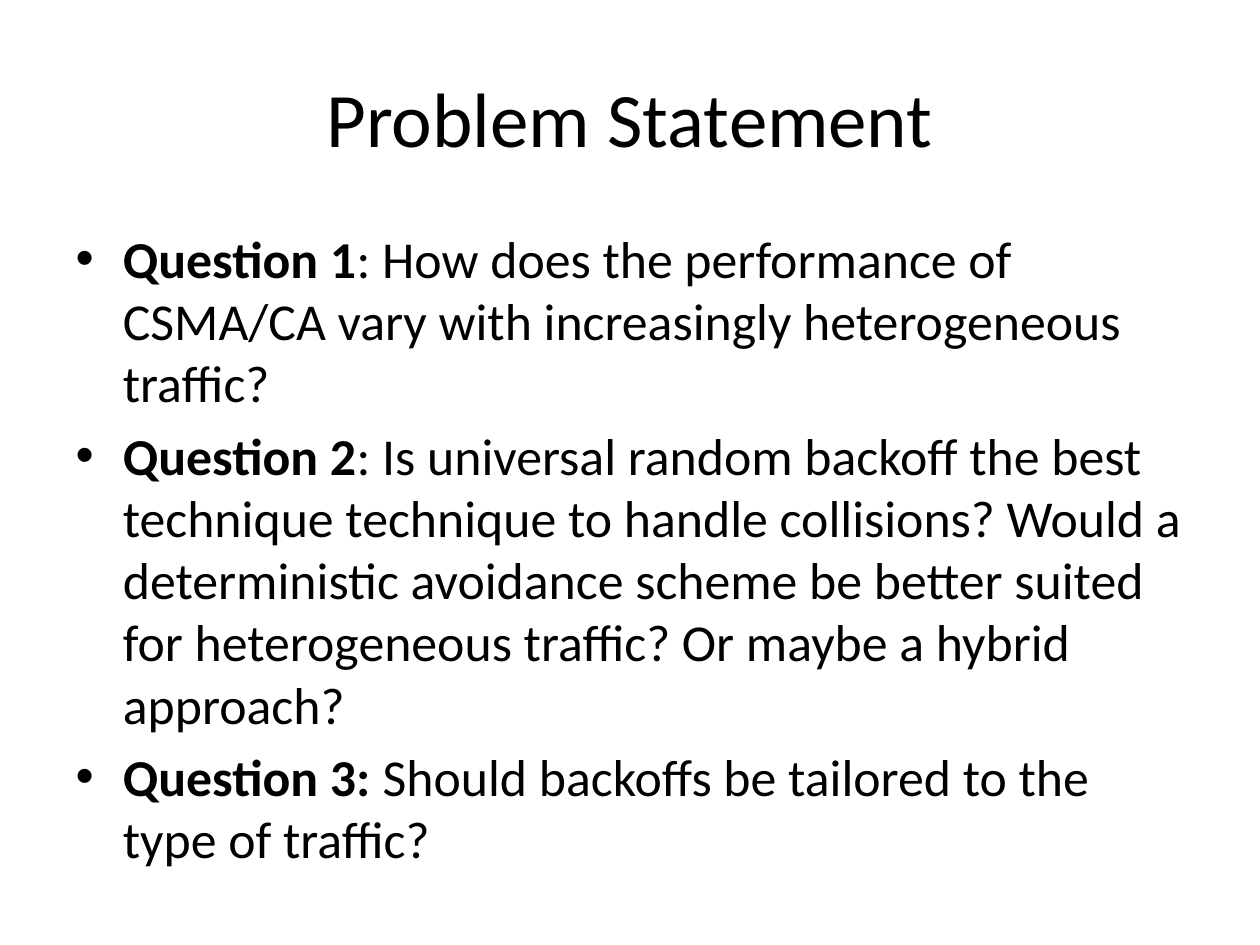
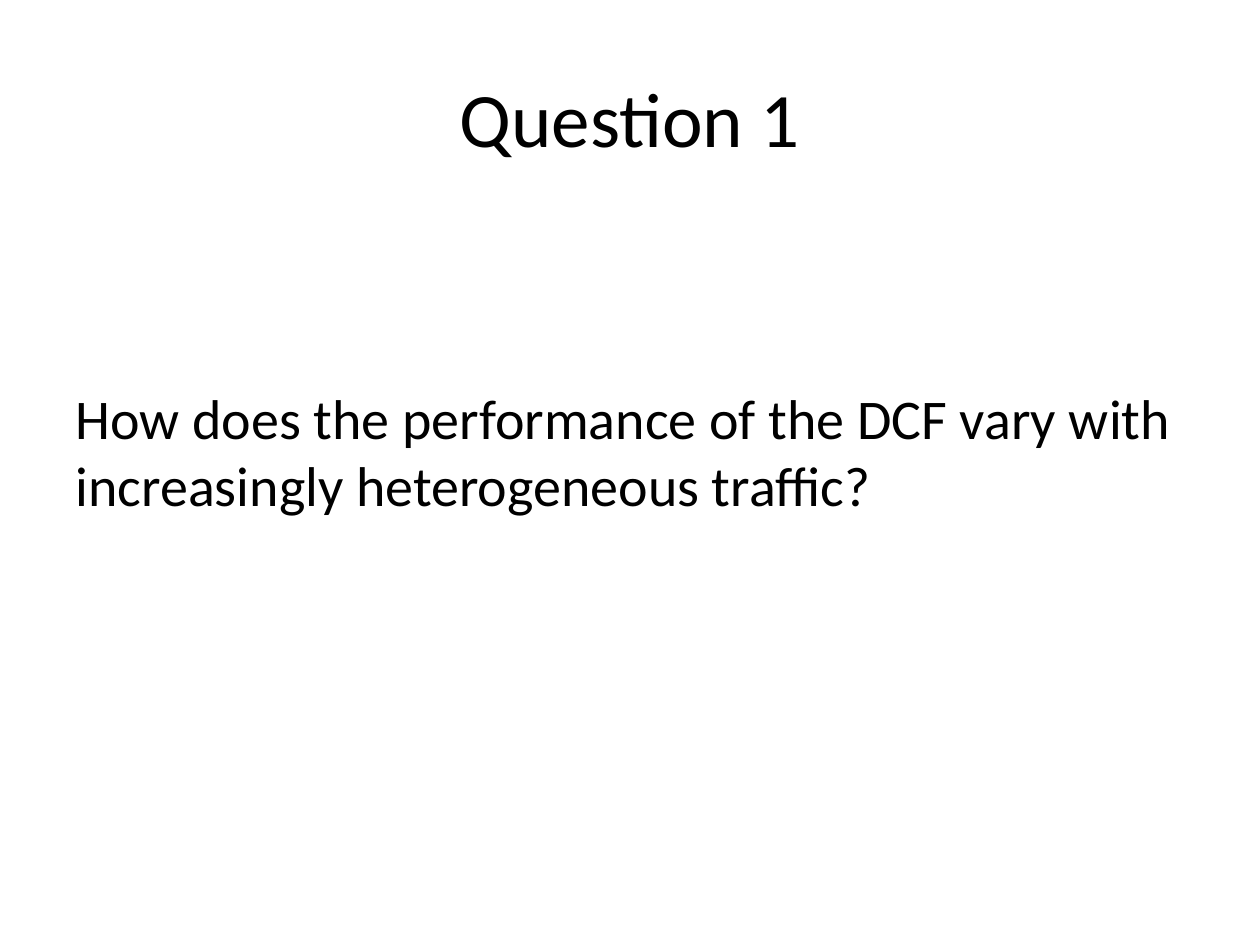
Before and after one commit to tamirh-uci/HeteroTrafficModels, a slide deck: slide 6 of presentation/slides.pptx (slide 4 before the commit). Drawn at 1260x945 pixels with LibreOffice and Linux fonts; fonts in the diff are those of the drawing. Boxes give left, top, right and bottom in pixels: in the first picture for what was removed or moved away, otherwise in the second. Text is boxed around its words. In the diff, an @@ line names an element or a change of style, - is before the commit and + after.

```diff
--- a/presentation/slides.pptx
+++ b/presentation/slides.pptx
@@ title at (x1=460, y1=93, x2=800, y2=158): text changed @@
-Problem Statement
+Question 1
@@ text at (x1=76, y1=400, x2=1170, y2=516): text changed; size 29.6 to 32 pt @@
-• Question 1: How does the performance of CSMA/CA vary with increasingly heterogeneous traffic?
-• Question 2: Is universal random backoff the best technique technique to handle collisions? Would a deterministic avoidance scheme be better suited for heterogeneous traffic? Or maybe a hybrid approach?
-• Question 3: Should backoffs be tailored to the type of traffic?
+How does the performance of the DCF vary with increasingly heterogeneous traffic?
```
Also in this commit, not shown: 10 other slides changed, 2 slides added, 2 slides removed.
